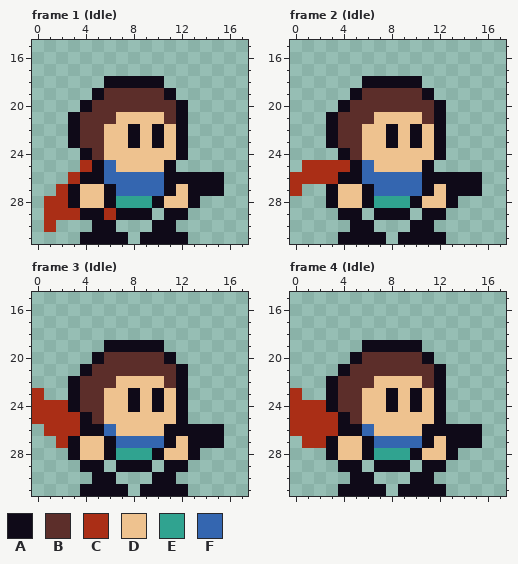
File history of a pixel-art file, Sprites/Player/chibi_player_source.ase. Above, as it was before the edit.
32x32 pixels, 29 frames. Shown: frame 1 (Idle): x 0..17, y 15..31; frame 2 (Idle): x 0..17, y 15..31; frame 3 (Idle): x 0..17, y 15..31; frame 4 (Idle): x 0..17, y 15..31. The commit also changed other frames, which this record leaves out.
Visible layers, top first: "Gun", "Hands", "Body", "Cape".
Palette (. is transparent): A #0f0a18  B #5c2e2a  C #aa2e16  D #eec28f  E #30a390  F #3466b0
Pixels before, frame 1 (Idle), first column x 1:
18 .....AAAAA.....
19 ....ABBBBBA....
20 ...ABBBBBBBA...
21 ..ABBBDDDDBA...
22 ..ABBDDADADA...
23 ..ABBDDADADA...
24 ...ABDDDDDDA...
25 ...CAFDDDDA....
26 ..CAAFFFFFAAAAA
27 .CADDAFFFFADAAA
28 CCADDAEEEADDA..
29 CCCAACAAA.AA...
30 C...AA...AA....
31 ...AAAA.AAAA...
Pixels before, frame 2 (Idle), first column x 0:
18 ......AAAAA.....
19 .....ABBBBBA....
20 ....ABBBBBBBA...
21 ...ABBBDDDDBA...
22 ...ABBDDADADA...
23 ...ABBDDADADA...
24 ....ABDDDDDDA...
25 .CCCCAFDDDDA....
26 CCCCAAFFFFFAAAAA
27 C..ADDAFFFFADAAA
28 ...ADDAEEEADDA..
29 ....AA.AAA.AA...
30 .....AA...AA....
31 ....AAAA.AAAA...
Pixels before, frame 3 (Idle), first column x 0:
19 ......AAAAA.....
20 .....ABBBBBA....
21 ....ABBBBBBBA...
22 ...ABBBDDDDBA...
23 C..ABBDDADADA...
24 CCCABBDDADADA...
25 CCCCABDDDDDDA...
26 .CCCAAFDDDDAAAAA
27 ..CADDAFFFFADAAA
28 ...ADDAEEEADDA..
29 ....AA.AAA.AA...
30 .....AA...AA....
31 ....AAAA.AAAA...
Pixels before, frame 4 (Idle), first column x 0:
19 ......AAAAA.....
20 .....ABBBBBA....
21 ....ABBBBBBBA...
22 ...ABBBDDDDBA...
23 C..ABBDDADADA...
24 CCCABBDDADADA...
25 CCCCABDDDDDDA...
26 CCCCAAFDDDDAAAAA
27 .CCADDAFFFFADAAA
28 ...ADDAEEEADDA..
29 ....AA.AAA.AA...
30 .....AA...AA....
31 ....AAAA.AAAA...
After:
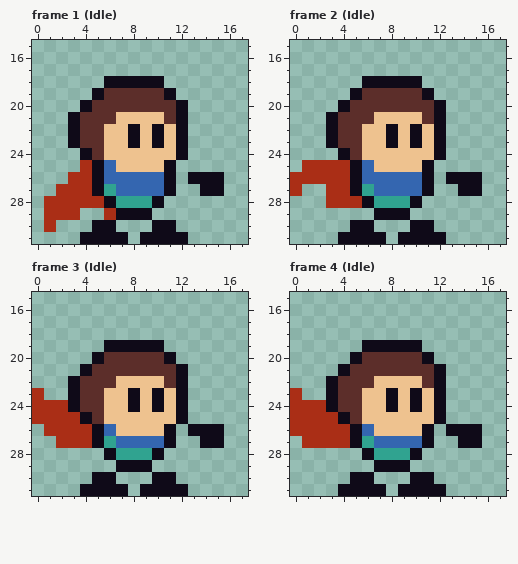
Diff:
layer "Hands" now hidden
Frame 1 (Idle):
The edit turns colour D into colour A in row 27 at x 5.
The edit turns colour A into colour C in row 26 at x 4; in rows 27 to 28 at x 3.
The edit turns colour D into colour C in row 27 at x 4; in row 28 at x 4 to 5.
The edit turns colour A into colour E in row 27 at x 6.
The author cleared colour A in row 26 at x 12; in rows 27 to 28 at x 13; in row 29 at x 4 to 5 and 11 to 12.
The author cleared colour D in row 27 at x 12; in row 28 at x 11 to 12.
Frame 2 (Idle): the same change as frame 1 (Idle)
Frame 3 (Idle):
The edit turns colour D into colour A in row 27 at x 5.
The edit turns colour A into colour C in row 26 at x 4; in row 27 at x 3.
The edit turns colour D into colour C in row 27 at x 4.
The edit turns colour A into colour E in row 27 at x 6.
The author cleared colour A in row 26 at x 12; in row 27 at x 13; in row 28 at x 3 and 13; in row 29 at x 4 to 5 and 11 to 12.
The author cleared colour D in row 27 at x 12; in row 28 at x 4 to 5 and 11 to 12.
Frame 4 (Idle): the same change as frame 3 (Idle)
Changed places in both pictures, as pixel boxes (x1, y1, x2, y2):
changed: (68, 172, 200, 220)
changed: (326, 172, 458, 220)
changed: (68, 424, 200, 472)
changed: (326, 424, 458, 472)
